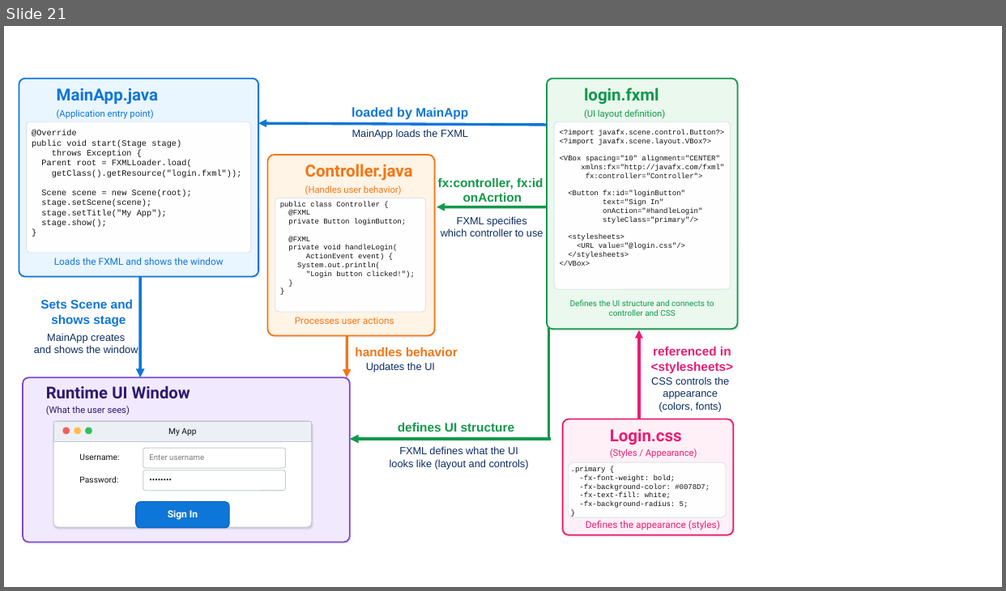
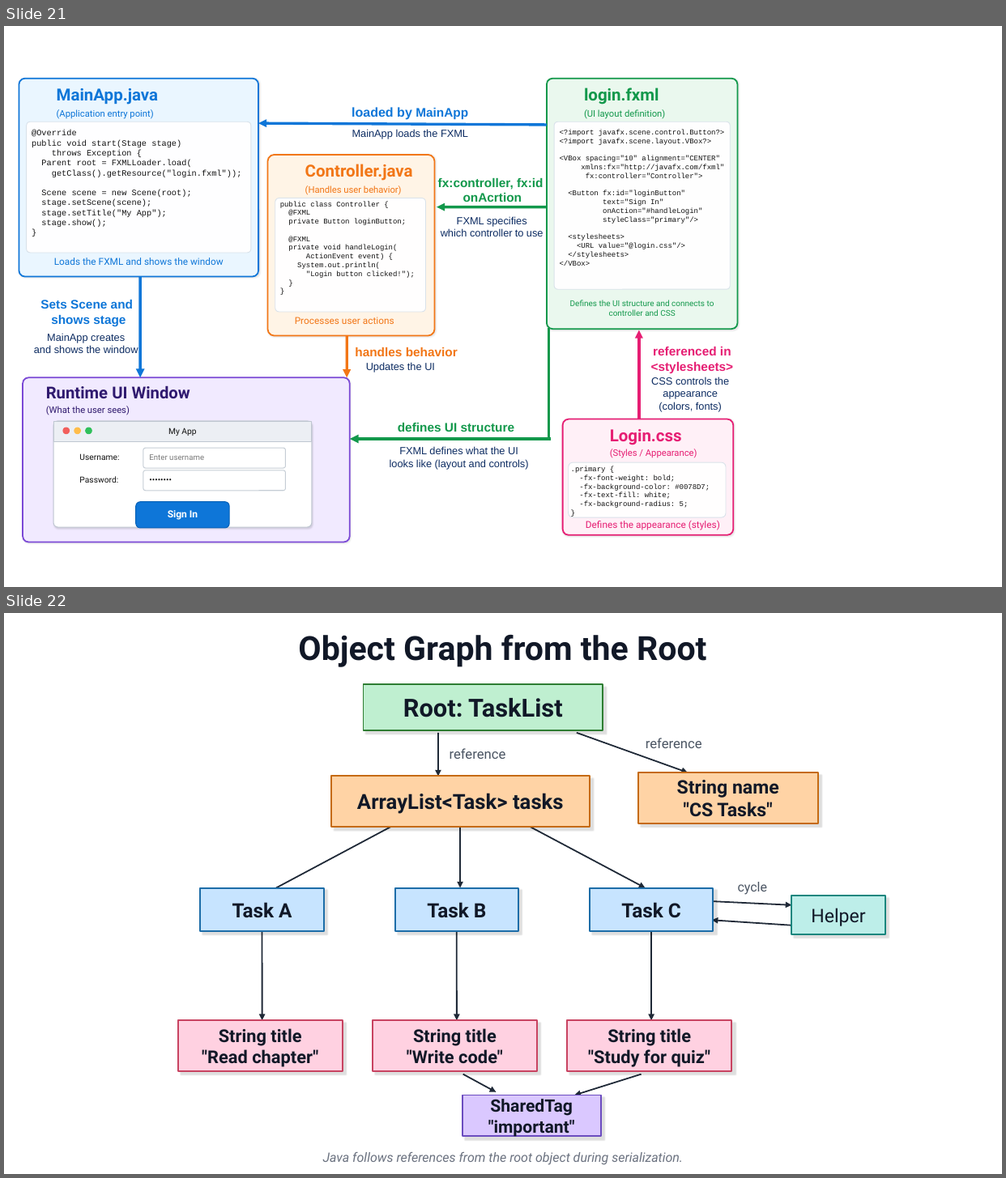
Before and after one commit to lzhang404/lzhang404.github.io, a slide deck: _static/images/concurrency/Presentation1.pptx. Shown one above the other, each under a label of ours: slide 21 before the commit, slides 21 and 22 after it. The pictures are 1006x591 and 1006x1178 pixels, drawn with LibreOffice and Linux fonts; fonts in the diff are those of the drawing. Boxes give left, top, right and bottom in pixels: in the first picture for what was removed or moved away, otherwise in the second. Text is boxed around its words. In the diff, an @@ line names an element or a change of style, - is before the commit and + after.

Commit message:
update slides

```diff
--- a/_static/images/concurrency/Presentation1.pptx
+++ b/_static/images/concurrency/Presentation1.pptx
@@ slide 22 added at box(4, 613, 1002, 1174), background #FFFFFF @@
@@ text added at box(298, 634, 706, 667), 32 pt, text #111827, bold @@
+Object Graph from the Root
@@ rectangle added at box(364, 684, 603, 730), fill #BFEFD0, outline #2E7D32 1.5 pt, 24 pt, text #111827, bold @@
+Root: TaskList
@@ arrow added from (438, 733) to (438, 776), #1F2937 1.4 pt @@
@@ arrow added from (577, 733) to (688, 773), #1F2937 1.4 pt @@
@@ text added at box(450, 748, 506, 759), 13 pt, text #4B5563 @@
+reference
@@ text added at box(646, 738, 702, 748), 13 pt, text #4B5563 @@
+reference
@@ rectangle added at box(331, 776, 590, 826), fill #FFD3A5, outline #C56A12 1.5 pt, 20 pt, text #111827, bold @@
+ArrayList<Task> tasks
@@ rectangle added at box(638, 773, 818, 824), fill #FFD3A5, outline #C56A12 1.5 pt, 18 pt, text #111827, bold @@
+String name
+"CS Tasks"
@@ arrow added from (391, 826) to (262, 895), #1F2937 1.4 pt @@
@@ arrow added from (460, 826) to (460, 888), #1F2937 1.4 pt @@
@@ arrow added from (530, 826) to (646, 888), #1F2937 1.4 pt @@
@@ rectangle added at box(200, 888, 324, 931), fill #C7E4FF, outline #1D6DA8 1.5 pt, 19 pt, text #111827, bold @@
+Task A
@@ rectangle added at box(394, 888, 518, 931), fill #C7E4FF, outline #1D6DA8 1.5 pt, 19 pt, text #111827, bold @@
+Task B
@@ rectangle added at box(590, 888, 713, 931), fill #C7E4FF, outline #1D6DA8 1.5 pt, 19 pt, text #111827, bold @@
+Task C
@@ arrow added from (713, 901) to (791, 905), #1F2937 1.4 pt @@
@@ text added at box(738, 882, 768, 895), 12.5 pt, text #4B5563 @@
+cycle
@@ rectangle added at box(791, 895, 885, 934), fill #BDEEE9, outline #16867E 1.5 pt, 18 pt, text #111827 @@
+Helper
@@ arrow added from (791, 925) to (712, 921), #1F2937 1.4 pt @@
@@ arrow added from (262, 931) to (262, 1021), #1F2937 1.4 pt @@
@@ arrow added from (457, 931) to (457, 1021), #1F2937 1.4 pt @@
@@ arrow added from (651, 931) to (651, 1021), #1F2937 1.4 pt @@
@@ rectangle added at box(177, 1021, 343, 1072), fill #FFD1E1, outline #C84361 1.5 pt, 17 pt, text #111827, bold @@
+String title
+"Read chapter"
@@ rectangle added at box(373, 1021, 537, 1072), fill #FFD1E1, outline #C84361 1.5 pt, 17 pt, text #111827, bold @@
+String title
+"Write code"
@@ rectangle added at box(567, 1021, 731, 1072), fill #FFD1E1, outline #C84361 1.5 pt, 17 pt, text #111827, bold @@
+String title
+"Study for quiz"
@@ rectangle added at box(462, 1096, 601, 1137), fill #DAC8FF, outline #6B4CBF 1.5 pt, 16.5 pt, text #111827, bold @@
+SharedTag
+"important"
@@ arrow added from (463, 1075) to (496, 1093), #1F2937 1.4 pt @@
@@ arrow added from (641, 1075) to (574, 1096), #1F2937 1.4 pt @@
@@ text added at box(323, 1152, 683, 1165), 12.5 pt, text #6B7280, italic @@
+Java follows references from the root object during serialization.
```
Also in this commit, not shown: 15 other files.
